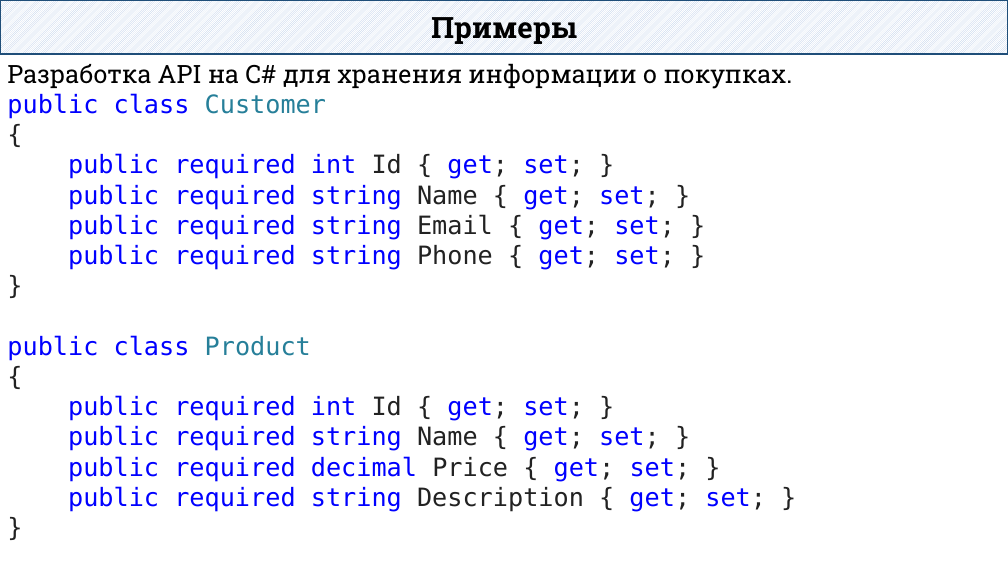
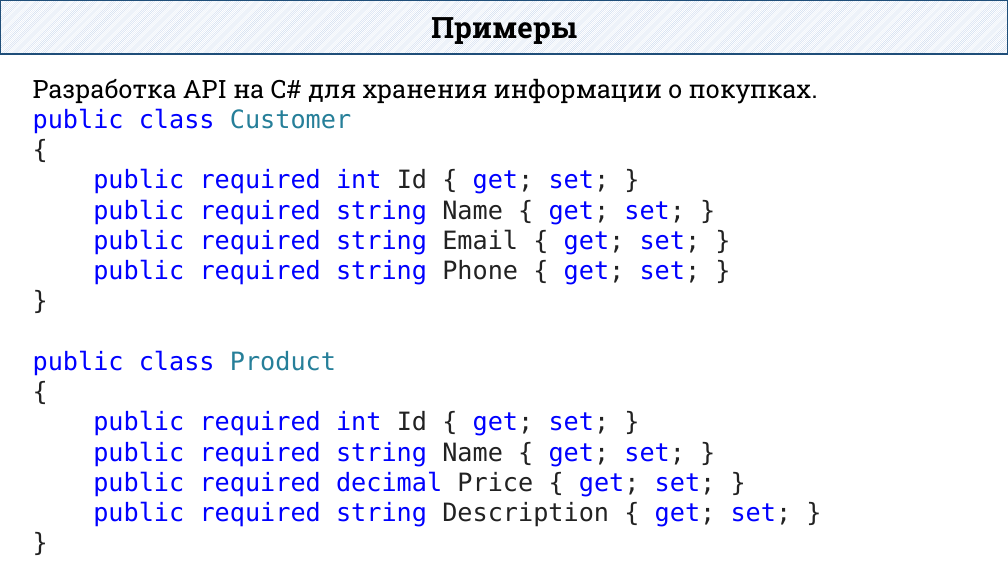
Before and after one commit to DaniilKlyukin/ITiP-3, a slide deck: slide 5 of Лекции/ИТиП 3 API.pptx. Drawn at 1008x567 pixels with LibreOffice and Linux fonts; fonts in the diff are those of the drawing. Boxes give left, top, right and bottom in pixels: in the first picture for what was removed or moved away, otherwise in the second. Text is boxed around its words. In the diff, an @@ line names an element or a change of style, - is before the commit and + after.

```diff
--- a/Лекции/ИТиП 3 API.pptx
+++ b/Лекции/ИТиП 3 API.pptx
@@ text "Разработка API на C# для ...": place and size @@
-text "Разработка API на C# для ..." at (7, 63, 793, 512)
+text "Разработка API на C# для ..." at (33, 78, 818, 527)
@@ text at (33, 78, 818, 104): alignment left to justified; line spacing 1 to 1.5 @@
```
Also in this commit, not shown: 13 other slides changed, 4 slides added, 1 slide removed.
